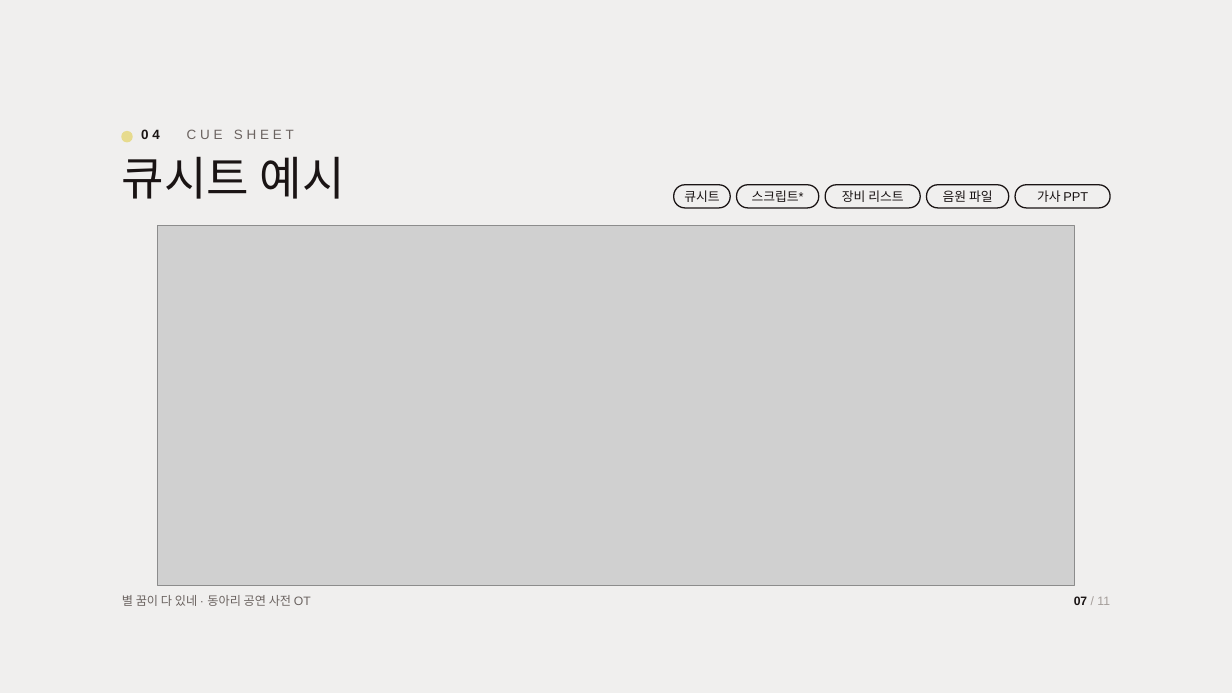
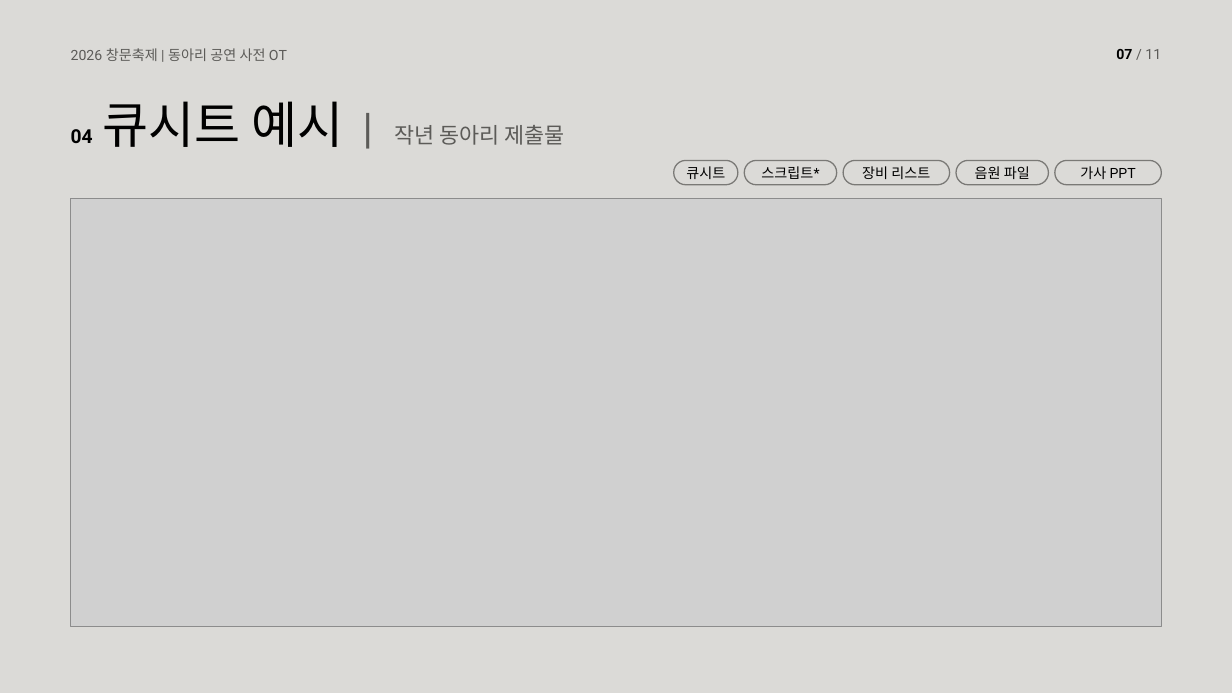
Before and after one commit to 22300576-star/-, a slide deck: slide 7 of 2026_창조와문화_동아리공연_사전OT.pptx. Drawn at 1232x693 pixels with LibreOffice and Linux fonts; fonts in the diff are those of the drawing; grey boxes stand for pictures; background and template pictures are left out. Boxes give left, top, right and bottom in pixels: in the first picture for what was removed or moved away, otherwise in the second. Text is boxed around its words. In the diff, an @@ line names an element or a change of style, - is before the commit and + after.

```diff
--- a/2026_창조와문화_동아리공연_사전OT.pptx
+++ b/2026_창조와문화_동아리공연_사전OT.pptx
@@ background picture (left out) to #DBDAD7 @@
@@ text at <box>71,48,287,61</box>: text changed; size 9.5 to 11 pt; font Arial to Roboto; text colour #6B6360 to #5C5B58 @@
-별 꿈이 다 있네 · 동아리 공연 사전 OT
+2026 창문축제 | 동아리 공연 사전 OT
@@ text "07 / 11": place and size @@
-text "07 / 11" at <box>1074,596,1110,605</box>
+text "07 / 11" at <box>1116,49,1161,59</box>
@@ text "07 / 11" at <box>1116,49,1161,59</box>: size 9.5 to 11 pt, font Arial to Roboto; text colour #1A1414 to #000000 in "07"; text colour #A49D99 to #5C5B58 in "/ 11" @@
@@ text "04 큐시트 예시 | 작년 ..." at <box>71,101,564,147</box>: vertical alignment top to bottom @@
@@ text at <box>71,101,564,147</box>: text changed; size 10.5 to 17 pt; font Arial to Roboto; text colour #6B6360 to #5C5B58 @@
-04 CUE SHEET
+04 큐시트 예시 | 작년 동아리 제출물
@@ ellipse removed at <box>122,131,132,141</box> @@
@@ text removed at <box>122,156,345,199</box> @@
-큐시트 예시
@@ text "큐시트": place and size @@
-text "큐시트" at <box>684,190,719,202</box>
+text "큐시트" at <box>686,166,725,179</box>
@@ rounded rectangle: place and size @@
-rounded rectangle at <box>674,185,730,208</box>
+rounded rectangle at <box>674,161,738,185</box>
@@ text "스크립트*": place and size @@
-text "스크립트*" at <box>752,190,804,202</box>
+text "스크립트*" at <box>761,166,819,179</box>
@@ rounded rectangle: place and size @@
-rounded rectangle at <box>737,185,819,208</box>
+rounded rectangle at <box>745,161,837,185</box>
@@ text "장비 리스트": place and size @@
-text "장비 리스트" at <box>842,190,903,202</box>
+text "장비 리스트" at <box>862,166,930,179</box>
@@ rounded rectangle: place and size @@
-rounded rectangle at <box>825,185,921,208</box>
+rounded rectangle at <box>843,161,949,185</box>
@@ text "음원 파일": place and size @@
-text "음원 파일" at <box>943,190,993,202</box>
+text "음원 파일" at <box>975,166,1030,179</box>
@@ rounded rectangle: place and size @@
-rounded rectangle at <box>927,185,1009,208</box>
+rounded rectangle at <box>957,161,1049,185</box>
@@ size 10 to 11 pt, font Arial to Roboto, text colour #1A1414 to #000000 in 5 elements at <box>686,166,725,179</box>, <box>761,166,819,179</box>, <box>862,166,930,179</box>, <box>975,166,1030,179</box>, <box>1080,166,1136,179</box> @@
@@ text "가사 PPT": place and size @@
-text "가사 PPT" at <box>1037,190,1088,202</box>
+text "가사 PPT" at <box>1080,166,1136,179</box>
@@ fill #F0EFEE to none; outline #1A1414 1 pt to #7A7976 1 pt; proportions changed in 5 elements at <box>674,161,738,185</box>, <box>745,161,837,185</box>, <box>843,161,949,185</box>, <box>957,161,1049,185</box>, <box>1055,161,1162,185</box> @@
@@ rounded rectangle: place and size @@
-rounded rectangle at <box>1016,185,1111,208</box>
+rounded rectangle at <box>1055,161,1162,185</box>
@@ picture: place and size @@
-picture at <box>157,226,1075,585</box>
+picture at <box>70,199,1162,626</box>
```
Also in this commit, not shown: 10 other slides changed, 1 other file.
